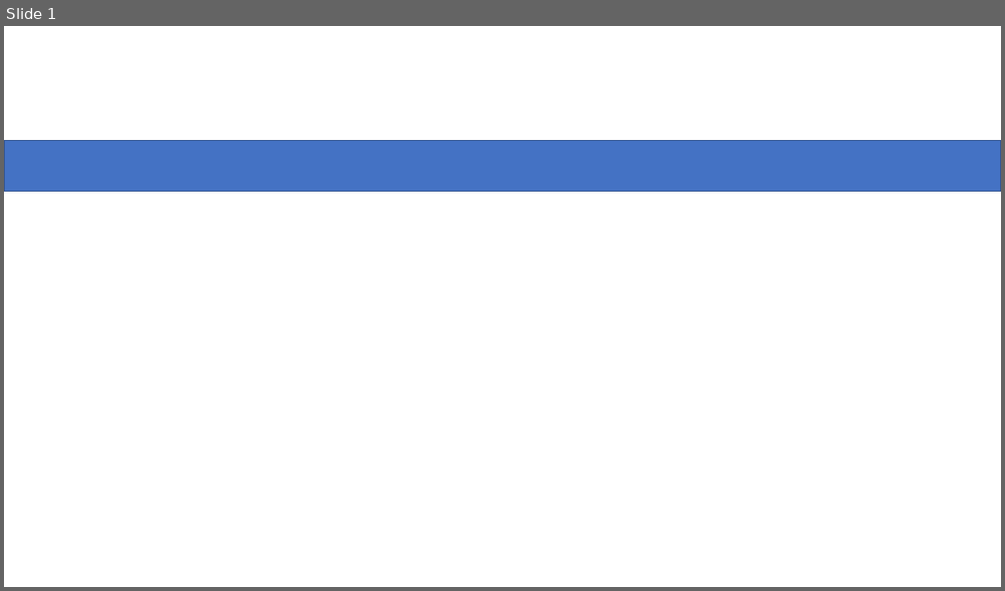
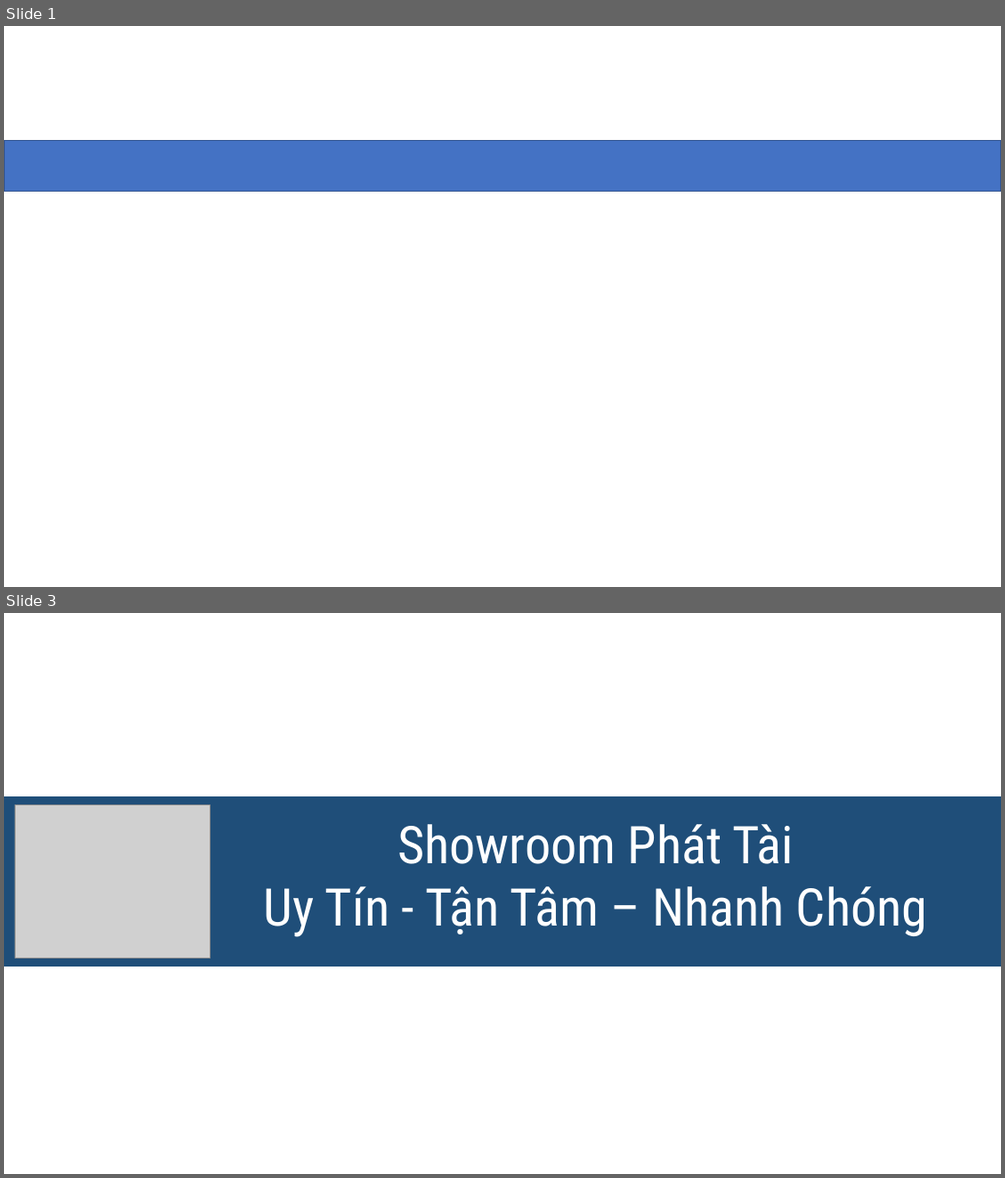
Before and after one commit to Snallz121/CS511-Cuoi-ki, a slide deck: resou/HomeUI.pptx. Shown one above the other, each under a label of ours: slide 1 before the commit, slides 1 and 3 after it; the slides between them are not shown. The pictures are 1005x591 and 1005x1178 pixels, drawn with LibreOffice and Linux fonts; fonts in the diff are those of the drawing; grey boxes stand for pictures. Boxes give left, top, right and bottom in pixels: in the first picture for what was removed or moved away, otherwise in the second. Text is boxed around its words. In the diff, an @@ line names an element or a change of style, - is before the commit and + after.

```diff
--- a/resou/HomeUI.pptx
+++ b/resou/HomeUI.pptx
@@ slide 3 added at [4,613,1001,1174], background #FFFFFF @@
@@ rectangle added at [4,797,1001,966], fill #1F4E79, outline #1F4E79 1 pt @@
@@ picture added at [15,804,210,957] @@
@@ text added at [264,824,927,937], 50 pt, text #FFFFFF @@
+Showroom Phát Tài
+Uy Tín - Tận Tâm – Nhanh Chóng
```
Also in this commit, not shown: 2 other slides added, 37 other files.
